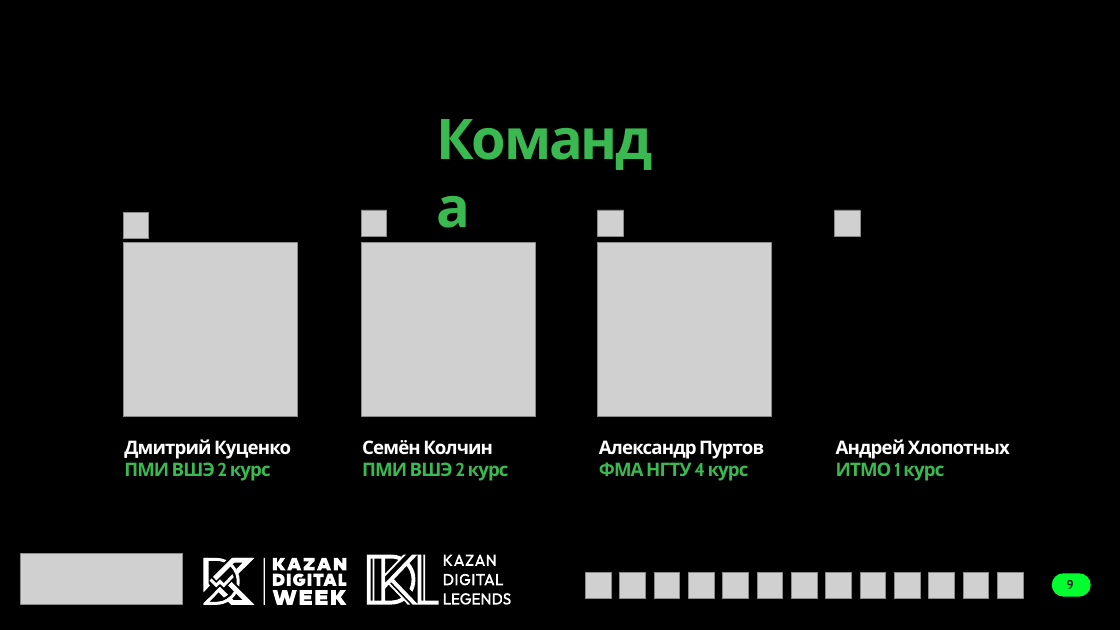
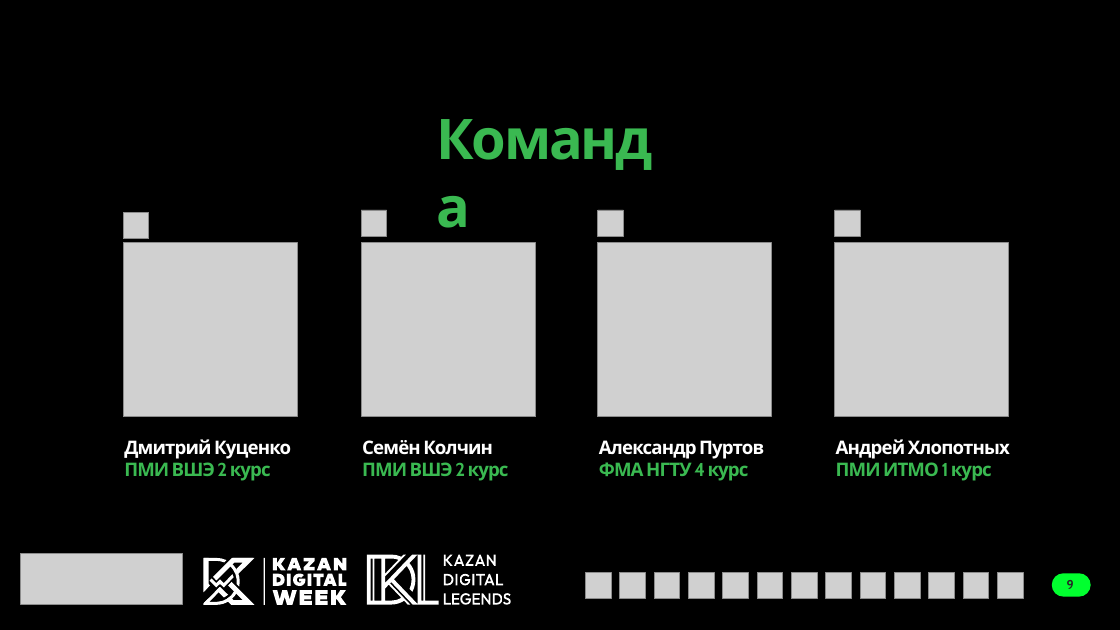
Before and after one commit to simeonkolchin/techstorm_hack_22_08_2024, a slide deck: slide 9 of bazuka_arms.pptx. Drawn at 1120x630 pixels with LibreOffice and Linux fonts; fonts in the diff are those of the drawing; grey boxes stand for pictures. Boxes give left, top, right and bottom in pixels: in the first picture for what was removed or moved away, otherwise in the second. Text is boxed around its words. In the diff, an @@ line names an element or a change of style, - is before the commit and + after.

```diff
--- a/bazuka_arms.pptx
+++ b/bazuka_arms.pptx
@@ picture added at <box>835,243,1009,417</box> @@
@@ text at <box>836,439,1010,481</box>: text changed @@
-Андрей Хлопотных
-ИТМО 1 курс
+Андрей Хлопотных
+ПМИ ИТМО 1 курс
```
Also in this commit, not shown: 3 other slides changed, 3 other files.
